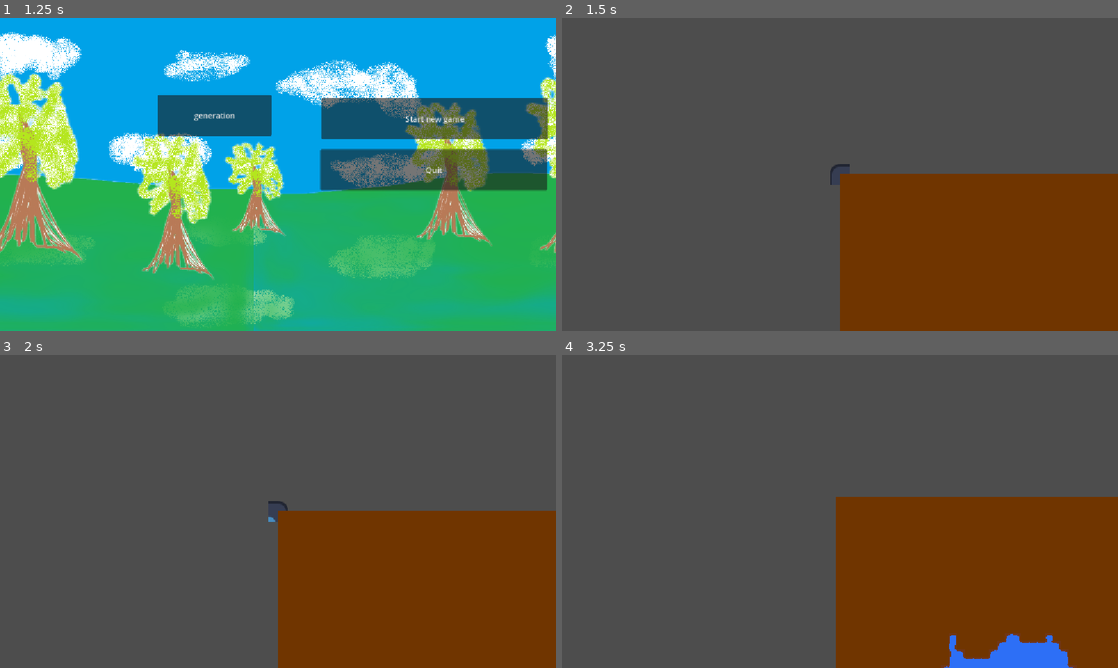
Above: before the commit, frames 1-4 (two rows, left to right).
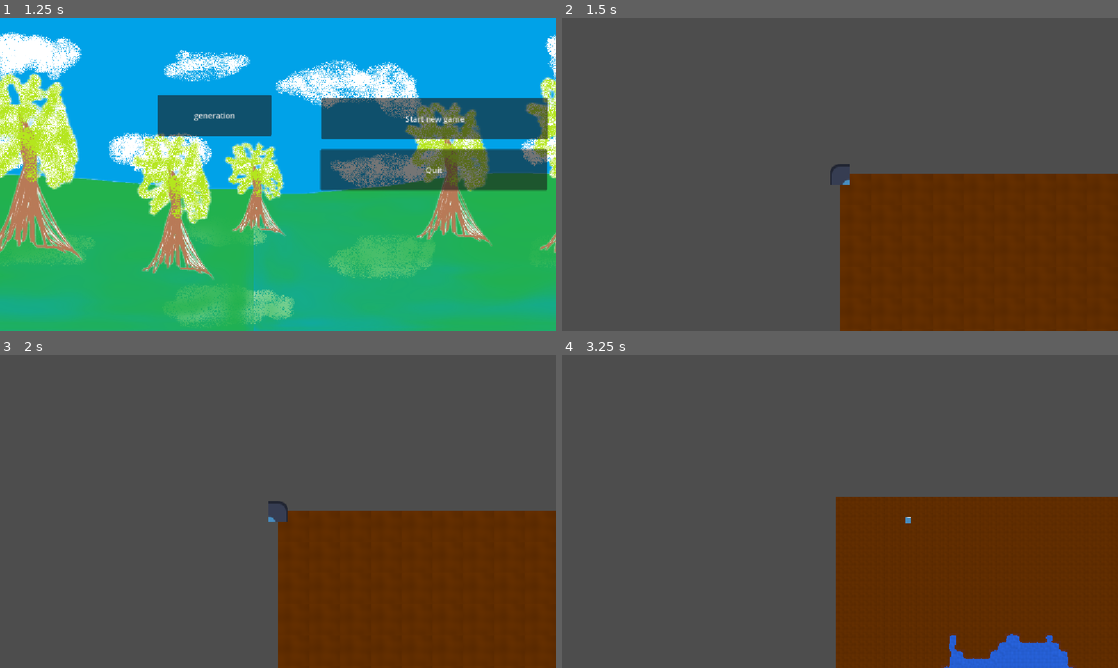
Above: after the commit, the same moments.

Repository: FallenKing12/Trainwreck
Game: Godot game, scene res://menu/menu.tscn
Two runs of this game, one before a commit and one after it. Both use one fixed random seed, a clock stepped at 60 frames per second and the inputs below. The engine's default icon, where the game draws it, is replaced by a stand-in: a white triangle on a blue panel in a dark square.
Inputs:
- Up to frame 1 (1.25 s): tap Enter at 0.5 s; hold Right (ui_right) from 0.53 s (still down); tap P (dev_mode) at 0.6 s
- Up to frame 2 (1.5 s): release Right (ui_right) at 1.25 s; click "generation" at 1.25 s
- Up to frame 3 (2 s): no input
- Up to frame 4 (3.25 s): tap Space at 2 s; hold Down (ui_down) 2.03-2.78 s; tap P (dev_mode) at 2.1, 2.85 s; hold Right (ui_right) from 2.78 s (still down)

Frame 1 is identical in both runs. In frame 2, less than 0.1% of the frame differs, in the area x 50-52%, y 49-54%; in frame 3, less than 0.1%; in frame 4, 1.5%, in the area x 61-92%, y 51-100%.

Commit message:
new test tileset

Diff:
--- a/scenes/test_scene/proc_gen_world.tscn
+++ b/scenes/test_scene/proc_gen_world.tscn
@@ -1,9 +1,8 @@
-[gd_scene load_steps=12 format=3 uid="uid://b6meoogajx1ue"]
-
-[ext_resource type="Texture2D" uid="uid://db0rh18yujm6o" path="res://assets/tilesets/tileset.png" id="1_1hyqy"]
-[ext_resource type="Script" uid="uid://b8217t8oexf2l" path="res://scenes/test_scene/proc_gen_world.gd" id="1_3f77q"]
+[gd_scene format=3 uid="uid://b6meoogajx1ue"]
+
+[ext_resource type="Script" uid="uid://cb8rbipbxp4m8" path="res://scenes/test_scene/proc_gen_world.gd" id="1_3f77q"]
 [ext_resource type="PackedScene" uid="uid://bisvjybu7awwd" path="res://characters/player/player.tscn" id="2_3f77q"]
-[ext_resource type="Texture2D" uid="uid://eo2dms1a4ndd" path="res://assets/tilesets/tileset2.png" id="4_ajqnh"]
+[ext_resource type="Texture2D" uid="uid://dgglpfccpw2c1" path="res://assets/tilesets/tileset2.png" id="4_ajqnh"]
 
 [sub_resource type="Gradient" id="Gradient_ajqnh"]
 interpolation_mode = 1
@@ -18,139 +17,6 @@
 [sub_resource type="NoiseTexture2D" id="NoiseTexture2D_2jbus"]
 noise = SubResource("FastNoiseLite_or4qw")
 color_ramp = SubResource("Gradient_ajqnh")
-
-[sub_resource type="TileSetAtlasSource" id="TileSetAtlasSource_3f77q"]
-texture = ExtResource("1_1hyqy")
-texture_region_size = Vector2i(320, 320)
-0:0/0 = 0
-0:0/0/terrain_set = 0
-0:0/0/terrain = 0
-0:0/0/physics_layer_0/polygon_0/points = PackedVector2Array(1.5692139, 65.90701, 70.614655, 0, 160, -43.93802, 160, 160, -48.64563, 160)
-0:0/0/terrains_peering_bit/right_side = 0
-0:0/0/terrains_peering_bit/bottom_right_corner = 0
-0:0/0/terrains_peering_bit/bottom_side = 0
-1:0/0 = 0
-1:0/0/terrain_set = 0
-1:0/0/terrain = 0
-1:0/0/physics_layer_0/polygon_0/points = PackedVector2Array(-160, -39.230347, -65.90701, -73.75308, 53.353302, -86.30679, 160, -43.93802, 160, 160, -160, 160)
-1:0/0/terrains_peering_bit/right_side = 0
-1:0/0/terrains_peering_bit/bottom_right_corner = 0
-1:0/0/terrains_peering_bit/bottom_side = 0
-1:0/0/terrains_peering_bit/bottom_left_corner = 0
-1:0/0/terrains_peering_bit/left_side = 0
-2:0/0 = 0
-2:0/0/terrain_set = 0
-2:0/0/terrain = 0
-2:0/0/physics_layer_0/polygon_0/points = PackedVector2Array(-65.90701, 1.5692139, 0, 70.614655, 43.93802, 160, -160, 160, -160, -48.64563)
-2:0/0/terrains_peering_bit/bottom_side = 0
-2:0/0/terrains_peering_bit/bottom_left_corner = 0
-2:0/0/terrains_peering_bit/left_side = 0
-3:0/0 = 0
-3:0/0/terrain_set = 0
-3:0/0/terrain = 0
-3:0/0/physics_layer_0/polygon_0/points = PackedVector2Array(-84.149155, 160, -84.149155, -63.776207, -69.97667, -79.72025, 71.74823, -81.49181, 82.377594, -62.004646, 80.60602, 160)
-3:0/0/terrains_peering_bit/bottom_side = 0
-3:1/0 = 0
-3:1/0/terrain_set = 0
-3:1/0/terrain = 0
-3:1/0/physics_layer_0/polygon_0/points = PackedVector2Array(82.5, 160, -80.5, 160, -80.5, -160, 81.5, -160)
-3:1/0/terrains_peering_bit/bottom_side = 0
-3:1/0/terrains_peering_bit/top_side = 0
-3:2/0 = 0
-3:2/0/terrain_set = 0
-3:2/0/terrain = 0
-3:2/0/physics_layer_0/polygon_0/points = PackedVector2Array(84.149155, -160, 84.149155, 63.776207, 69.97667, 79.72025, -71.74823, 81.49181, -82.377594, 62.004646, -80.60602, -160)
-3:2/0/terrains_peering_bit/top_side = 0
-2:2/0 = 0
-2:2/0/terrain_set = 0
-2:2/0/terrain = 0
-2:2/0/physics_layer_0/polygon_0/points = PackedVector2Array(-1.5692139, -65.90701, -70.614655, 0, -160, 43.93802, -160, -160, 48.64563, -160)
-2:2/0/terrains_peering_bit/left_side = 0
-2:2/0/terrains_peering_bit/top_left_corner = 0
-2:2/0/terrains_peering_bit/top_side = 0
-1:2/0 = 0
-1:2/0/terrain_set = 0
-1:2/0/terrain = 0
-1:2/0/physics_layer_0/polygon_0/points = PackedVector2Array(160, 39.230347, 65.90701, 73.75308, -53.353302, 86.30679, -160, 43.93802, -160, -160, 160, -160)
-1:2/0/terrains_peering_bit/right_side = 0
-1:2/0/terrains_peering_bit/left_side = 0
-1:2/0/terrains_peering_bit/top_left_corner = 0
-1:2/0/terrains_peering_bit/top_side = 0
-1:2/0/terrains_peering_bit/top_right_corner = 0
-0:2/0 = 0
-0:2/0/terrain_set = 0
-0:2/0/terrain = 0
-0:2/0/physics_layer_0/polygon_0/points = PackedVector2Array(65.90701, -1.5692139, 0, -70.614655, -43.93802, -160, 160, -160, 160, 48.64563)
-0:2/0/terrains_peering_bit/right_side = 0
-0:2/0/terrains_peering_bit/top_side = 0
-0:2/0/terrains_peering_bit/top_right_corner = 0
-0:3/0 = 0
-0:3/0/terrain_set = 0
-0:3/0/terrain = 0
-0:3/0/physics_layer_0/polygon_0/points = PackedVector2Array(160, 84.149155, -63.776207, 84.149155, -79.72025, 69.97667, -81.49181, -71.74823, -62.004646, -82.377594, 160, -80.60602)
-0:3/0/terrains_peering_bit/right_side = 0
-1:3/0 = 0
-1:3/0/terrain_set = 0
-1:3/0/terrain = 0
-1:3/0/physics_layer_0/polygon_0/points = PackedVector2Array(-160, 82.5, -160, -80.5, 160, -80.5, 160, 81.5)
-1:3/0/terrains_peering_bit/right_side = 0
-1:3/0/terrains_peering_bit/left_side = 0
-2:1/0 = 0
-2:1/0/terrain_set = 0
-2:1/0/terrain = 0
-2:1/0/physics_layer_0/polygon_0/points = PackedVector2Array(39.230347, -160, 73.75308, -65.90701, 86.30679, 53.353302, 43.93802, 160, -160, 160, -160, -160)
-2:1/0/terrains_peering_bit/bottom_side = 0
-2:1/0/terrains_peering_bit/bottom_left_corner = 0
-2:1/0/terrains_peering_bit/left_side = 0
-2:1/0/terrains_peering_bit/top_left_corner = 0
-2:1/0/terrains_peering_bit/top_side = 0
-1:1/0 = 0
-1:1/0/terrain_set = 0
-1:1/0/terrain = 0
-1:1/0/physics_layer_0/polygon_0/points = PackedVector2Array(-160, -160, 160, -160, 160, 160, -160, 160)
-1:1/0/terrains_peering_bit/right_side = 0
-1:1/0/terrains_peering_bit/bottom_right_corner = 0
-1:1/0/terrains_peering_bit/bottom_side = 0
-1:1/0/terrains_peering_bit/bottom_left_corner = 0
-1:1/0/terrains_peering_bit/left_side = 0
-1:1/0/terrains_peering_bit/top_left_corner = 0
-1:1/0/terrains_peering_bit/top_side = 0
-1:1/0/terrains_peering_bit/top_right_corner = 0
-0:1/0 = 0
-0:1/0/terrain_set = 0
-0:1/0/terrain = 0
-0:1/0/physics_layer_0/polygon_0/points = PackedVector2Array(-39.230347, 160, -73.75308, 65.90701, -86.30679, -53.353302, -43.93802, -160, 160, -160, 160, 160)
-0:1/0/terrains_peering_bit/right_side = 0
-0:1/0/terrains_peering_bit/bottom_right_corner = 0
-0:1/0/terrains_peering_bit/bottom_side = 0
-0:1/0/terrains_peering_bit/top_side = 0
-0:1/0/terrains_peering_bit/top_right_corner = 0
-3:3/0 = 0
-3:3/0/terrain_set = 0
-3:3/0/terrain = 0
-3:3/0/physics_layer_0/polygon_0/points = PackedVector2Array(0.8857727, -83.263374, 62.89041, -58.461517, 84.14914, -8.857803, 66.43353, 53.146835, 13.286713, 81.491806, -54.032623, 65.54776, -85.920715, 5.314682, -64.66199, -56.689957)
-2:3/0 = 0
-2:3/0/terrain_set = 0
-2:3/0/terrain = 0
-2:3/0/physics_layer_0/polygon_0/points = PackedVector2Array(-160, -84.149155, 63.776207, -84.149155, 79.72025, -69.97667, 81.49181, 71.74823, 62.004646, 82.377594, -160, 80.60602)
-2:3/0/terrains_peering_bit/left_side = 0
-0:4/0 = 0
-0:4/0/terrain_set = 0
-0:4/0/terrain = 1
-
-[sub_resource type="TileSet" id="TileSet_ybixb"]
-tile_size = Vector2i(320, 320)
-physics_layer_0/collision_layer = 1
-physics_layer_0/collision_mask = 0
-terrain_set_0/mode = 0
-terrain_set_0/terrain_0/name = "Water"
-terrain_set_0/terrain_0/color = Color(0, 0, 0, 1)
-terrain_set_0/terrain_1/name = "Dirt"
-terrain_set_0/terrain_1/color = Color(1, 1, 1, 1)
-terrain_set_1/mode = 0
-terrain_set_1/terrain_0/name = "dirt"
-terrain_set_1/terrain_0/color = Color(1, 1, 1, 1)
-sources/0 = SubResource("TileSetAtlasSource_3f77q")
 
 [sub_resource type="TileSetAtlasSource" id="TileSetAtlasSource_or4qw"]
 texture = ExtResource("4_ajqnh")
@@ -885,15 +751,11 @@
 terrain_set_2/terrain_0/color = Color(0.1882353, 1, 0.11764706, 1)
 sources/0 = SubResource("TileSetAtlasSource_or4qw")
 
-[node name="proc_gen_world" type="Node2D"]
+[node name="proc_gen_world" type="Node2D" unique_id=710880763]
 script = ExtResource("1_3f77q")
 noise_texture = SubResource("NoiseTexture2D_2jbus")
 
-[node name="Layer0" type="TileMapLayer" parent="."]
-use_parent_material = true
-tile_set = SubResource("TileSet_ybixb")
-
-[node name="player" parent="." instance=ExtResource("2_3f77q")]
-
-[node name="TileMap" type="TileMapLayer" parent="."]
+[node name="TileMap" type="TileMapLayer" parent="." unique_id=1690112451]
 tile_set = SubResource("TileSet_2jbus")
+
+[node name="player" parent="." unique_id=1459040017 instance=ExtResource("2_3f77q")]
Binary file removed: assets/tilesets/tileset.png
Binary file changed: assets/tilesets/tileset2.png
